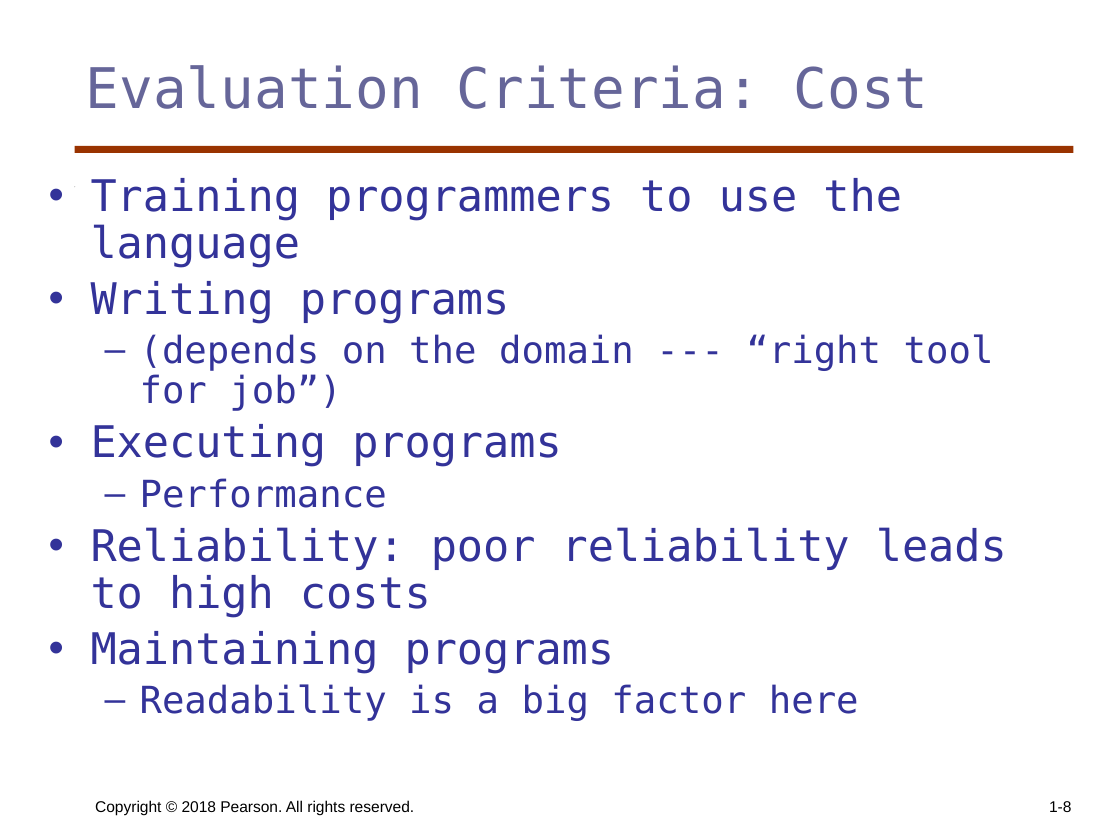
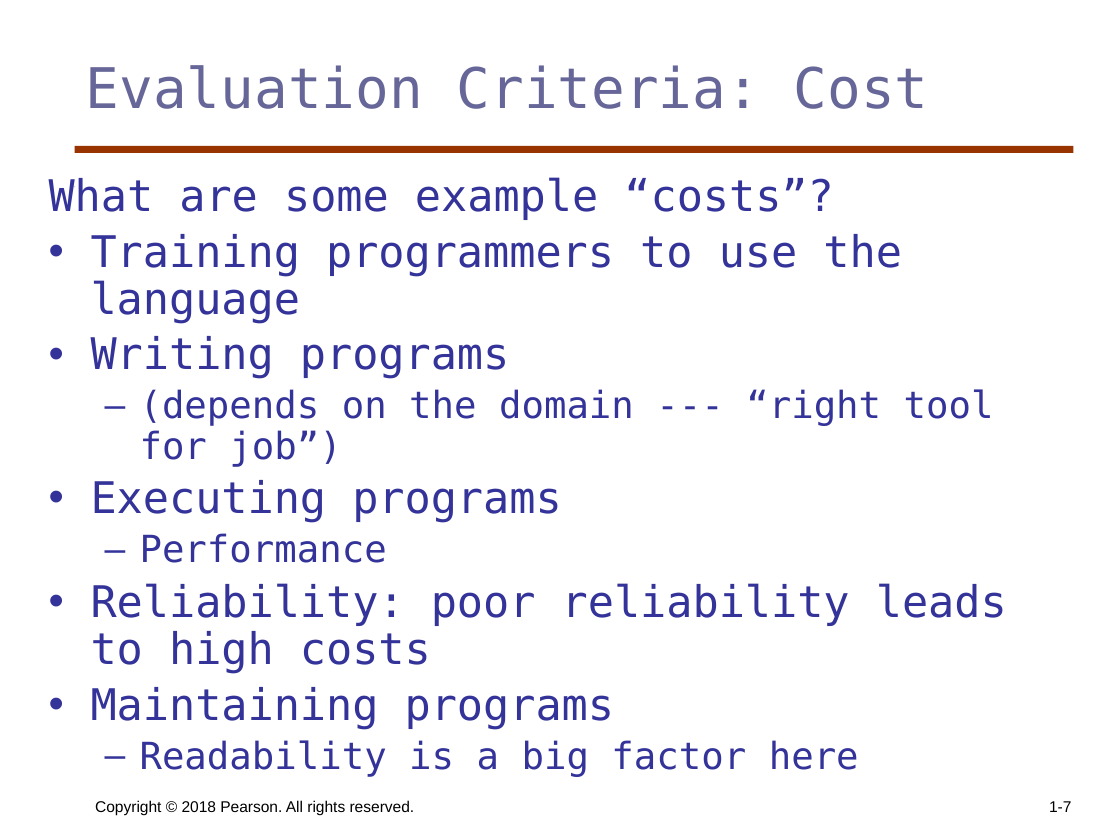
Before and after one commit to KurmasGVSU/KurmasGVSU.github.io, a slide deck: slide 7 of Teaching/Courses/W23/CIS343/LectureNotes/cis343_ch1pt2.pptx (slide 8 before the commit). Drawn at 1120x840 pixels with LibreOffice and Linux fonts; fonts in the diff are those of the drawing. Boxes give left, top, right and bottom in pixels: in the first picture for what was removed or moved away, otherwise in the second. Text is boxed around its words. In the diff, an @@ line names an element or a change of style, - is before the commit and + after.

```diff
--- a/Teaching/Courses/W23/CIS343/LectureNotes/cis343_ch1pt2.pptx
+++ b/Teaching/Courses/W23/CIS343/LectureNotes/cis343_ch1pt2.pptx
@@ text at [49,177,833,220]: paragraph added @@
+What are some example “costs”?
@@ page number at [1049,801,1071,812]: text changed @@
-1-8
+1-7
```
Also in this commit, not shown: 6 other slides changed, 1 slide removed, 3 other files.
